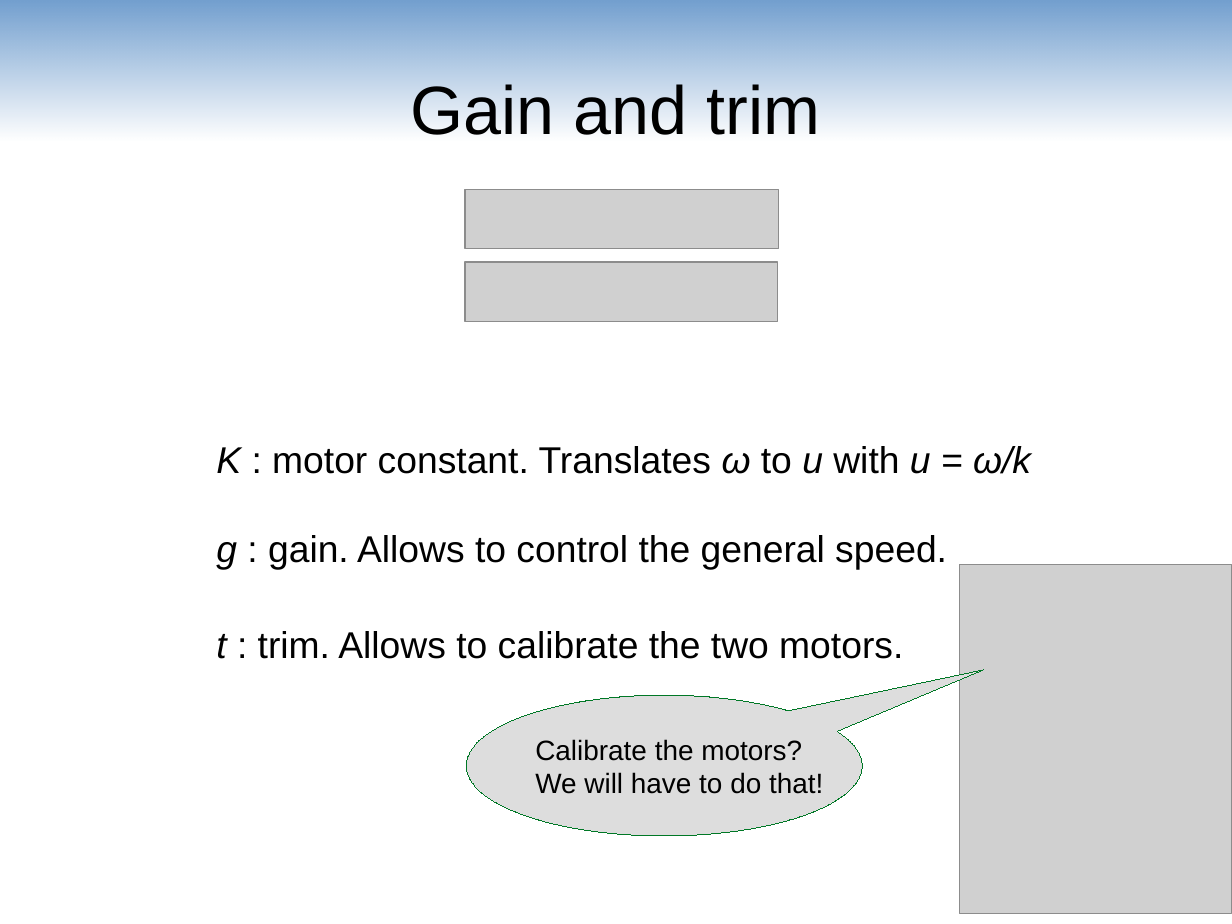
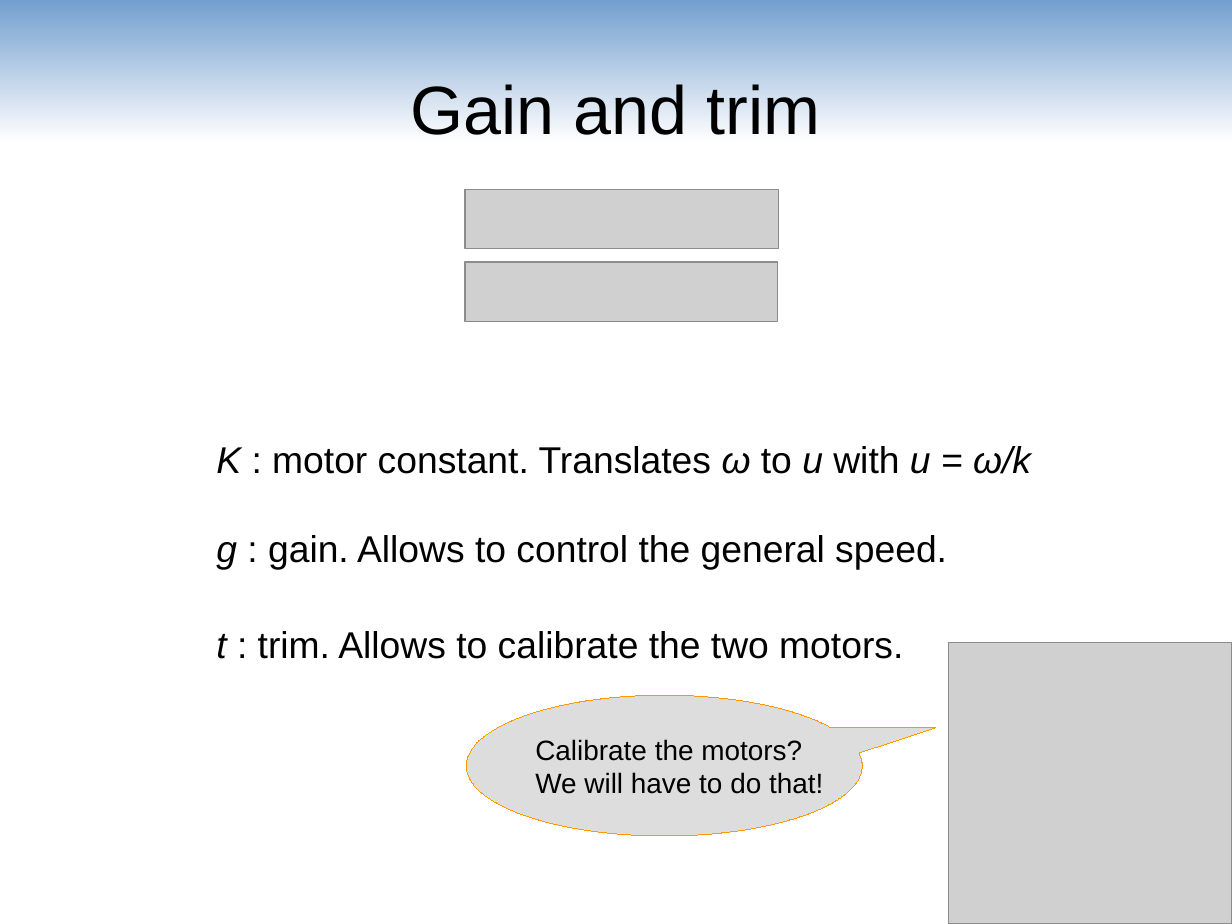
Before and after one commit to maivincent/MISE_presentations, a slide deck: slide 21 of step1_joystick_drive.odp. Drawn at 1232x924 pixels with LibreOffice and Linux fonts; fonts in the diff are those of the drawing; grey boxes stand for pictures. Boxes give left, top, right and bottom in pixels: in the first picture for what was removed or moved away, otherwise in the second. Text is boxed around its words. In the diff, an @@ line names an element or a change of style, - is before the commit and + after.

```diff
--- a/step1_joystick_drive.odp
+++ b/step1_joystick_drive.odp
@@ picture: place and size @@
-picture at (959, 565, 1232, 913)
+picture at (948, 643, 1232, 924)
@@ speech bubble "Calibrate the motors?" at (466, 695, 862, 836): outline #007826 0 pt to #FF9900 0 pt; proportions changed @@
```
Also in this commit, not shown: 2 other slides changed, 5 other files.
